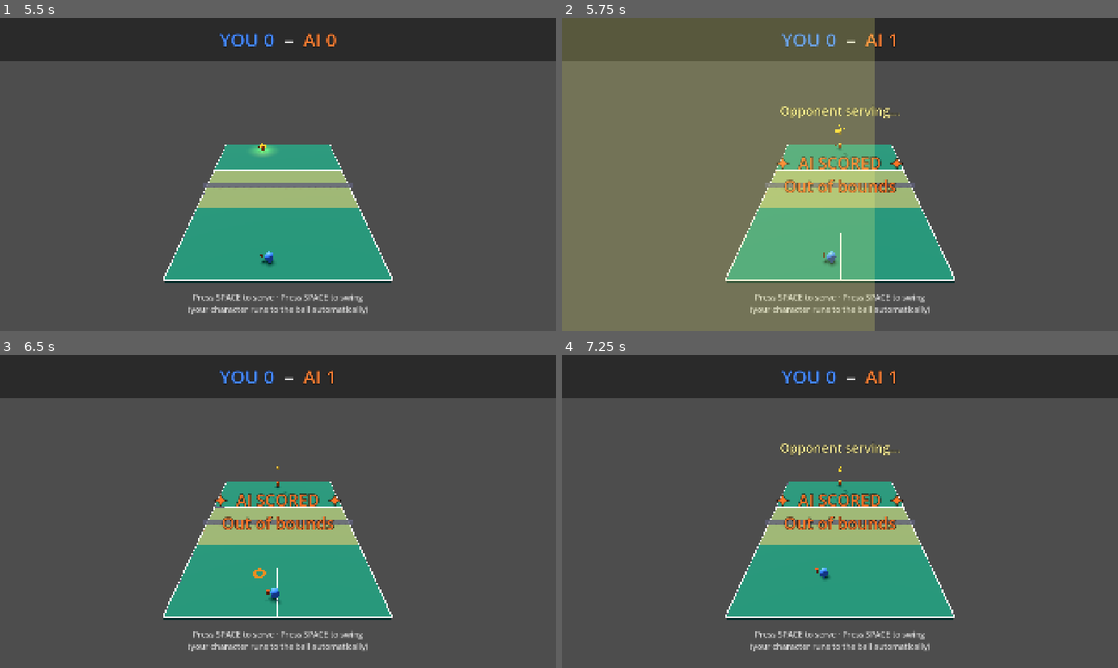
Above: before the commit, frames 1-4 (two rows, left to right).
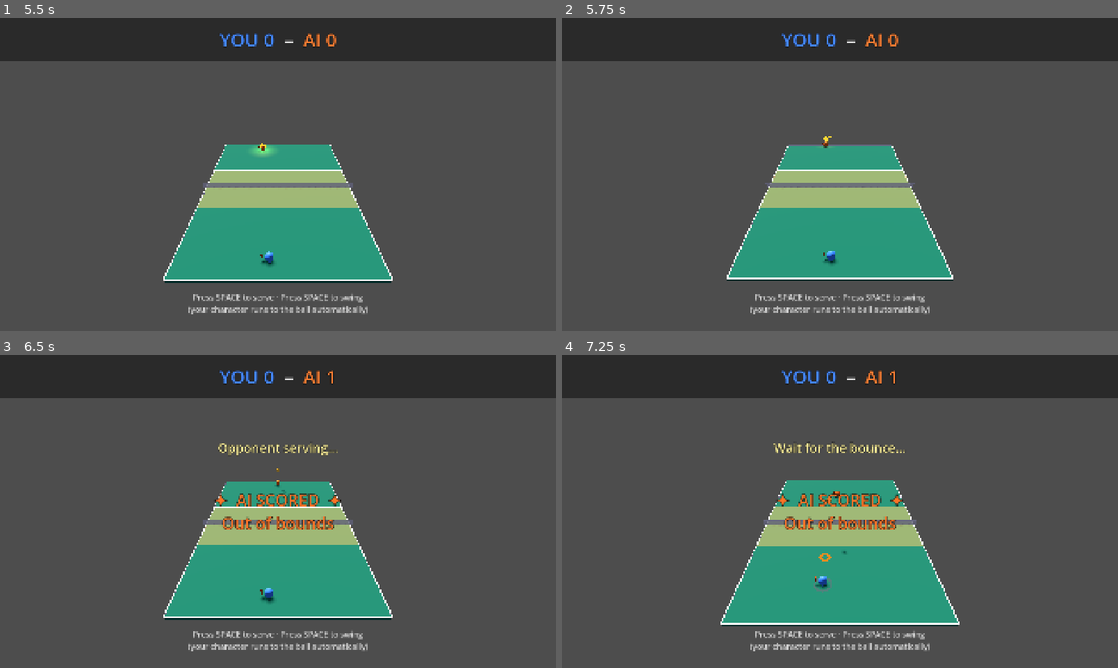
Above: after the commit, the same moments.

Repository: altafhssn/pickleball
Game: Godot game, scene res://scenes/Main.tscn
The game is run twice, just before and just after one commit, with the same random seed, the same clock (stepped at 60 frames per second) and the same inputs.
Inputs (mouse positions are in pixels of both pictures, inside the frame that each line leads up to):
- Up to frame 1 (5.5 s): click "▲" at 0.5 s; click "◀" at 1.25 s; click "▶" at 2 s; click "▼" at 2.75 s; click "▶ Quick Match" at 3.5 s; tap Space at 4.25, 4.52, 5 s; move the mouse to (400, 158) at 4.27 s; click (400, 158) at 4.42 s; drag from (166, 190) to (250, 237) at 5.02 s
- Up to frame 2 (5.75 s): no input
- Up to frame 3 (6.5 s): tap Space at 5.75 s; move the mouse to (333, 442) at 5.77 s; click (333, 442) at 5.92 s
- Up to frame 4 (7.25 s): tap Space at 6.5 s; drag from (812, 574) to (673, 464) at 6.52 s

Frame 1 is identical in both runs. In frame 2, 55% of the frame differs, in the area x 0-71%, y 0-100%; in frame 3, 0.6%; in frame 4, 2.8%.

Commit message:
[ooops] Loosen OOB limits + safer shot depths
User getting 'AI SCORED — Out of bounds' on shots that visually
looked good. Two tweaks:

- OUT_X_LIMIT: 1.55 → 1.70 (court sideline at 1.5, gives 20 cm grace)
- OUT_Z_LIMIT: 2.30 → 2.55 (court baseline at 2.25, 30 cm grace)
- Player swing targets pulled in:
    LOB depth: OPPONENT_BASELINE - 0.15-0.4  →  - 0.3-0.55
    DRIVE depth: OPPONENT_BASELINE - 0.5-0.95 →  - 0.6-1.0
    DINK depth: 0.35-0.85 → 0.40-0.85
  With drag stretching flight a hair and the bounce booster lifting
  vy after impact, the previous max-depth targets could put the ball
  near the OOB line mid-flight.

Diff:
--- a/scripts/Main.gd
+++ b/scripts/Main.gd
@@ -106,8 +106,8 @@
 const BALL_REST_TIMEOUT: float = 0.8
 # Court extends x ∈ [-1.5, 1.5] (sidelines), z ∈ [-2.25, 2.25] (baselines).
 # Allow a small "in" margin so close shots don't get incorrectly called out.
-const OUT_X_LIMIT: float = 1.55
-const OUT_Z_LIMIT: float = 2.30
+const OUT_X_LIMIT: float = 1.70
+const OUT_Z_LIMIT: float = 2.55
 const FLOOR_Y_LIMIT: float = -0.3
 
 func _ready():
@@ -345,13 +345,13 @@
 	var flight_time: float
 	match shot_type:
 		BallRef.ShotType.LOB:
-			target_z = OPPONENT_BASELINE - randf_range(0.15, 0.4)
+			target_z = OPPONENT_BASELINE - randf_range(0.3, 0.55)   # safer depth
 			flight_time = 1.10
 		BallRef.ShotType.DINK:
-			target_z = randf_range(0.35, 0.85)
+			target_z = randf_range(0.4, 0.85)
 			flight_time = 0.90
 		_:
-			target_z = OPPONENT_BASELINE - randf_range(0.5, 0.95)
+			target_z = OPPONENT_BASELINE - randf_range(0.6, 1.0)   # comfortably in-court
 			flight_time = 0.70
 	var target := Vector3(target_x, 0, target_z)
 	ball.launch_at_target(ball.position, target, flight_time)
